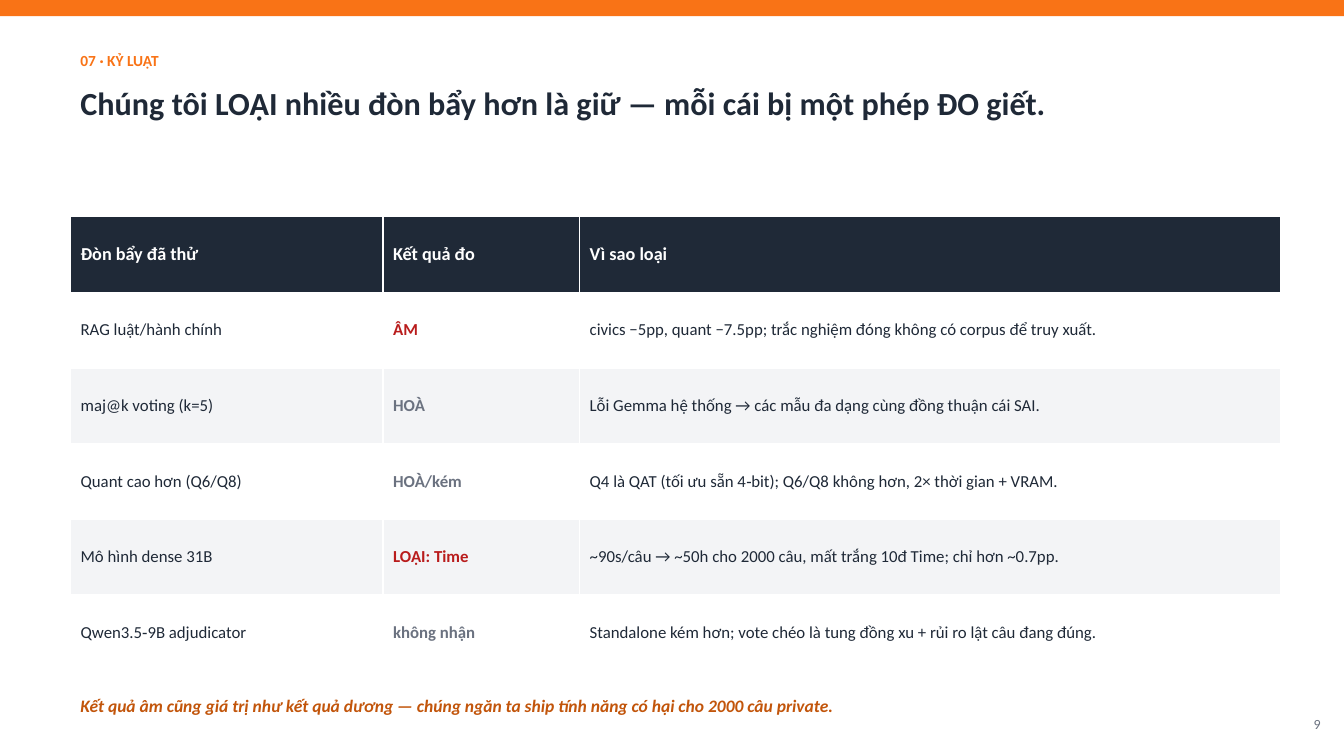
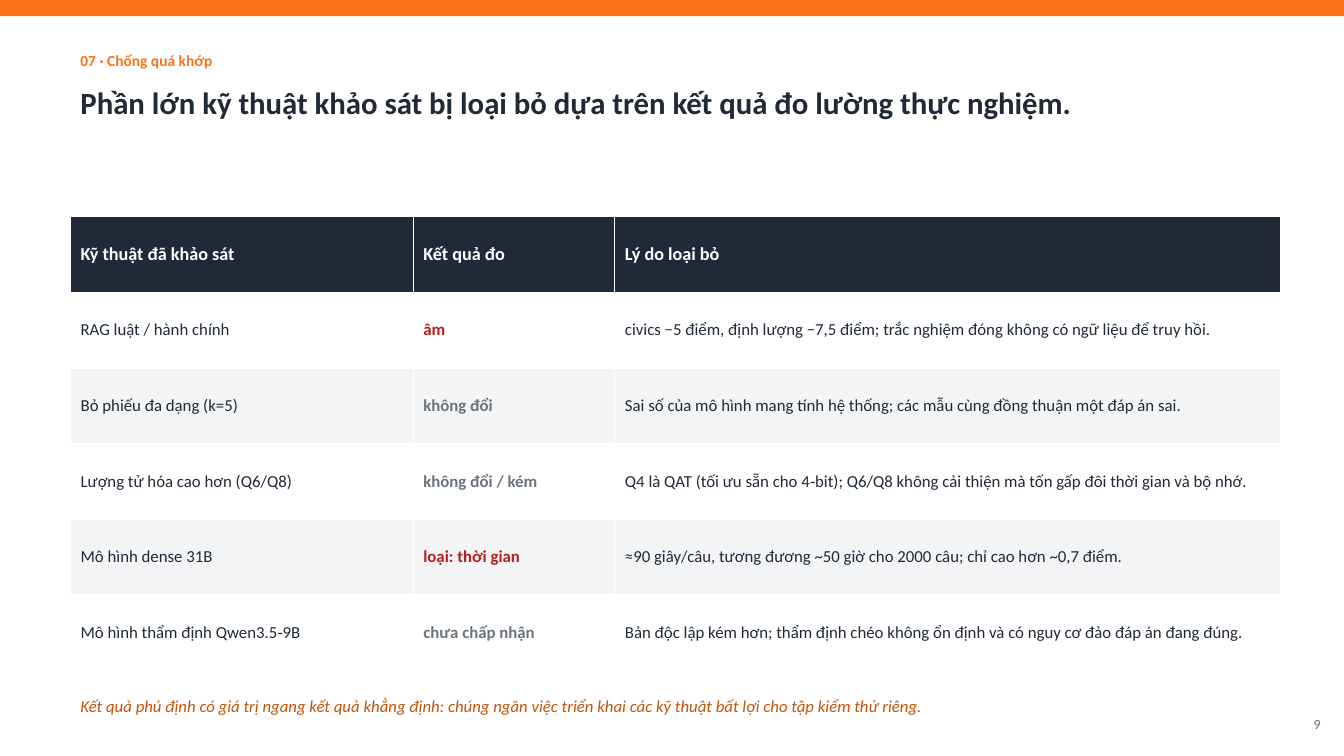
Before and after one commit to meiiie/bang_c, a slide deck: slide 9 of docs/Neko-Core-Thuyet-minh-phuong-phap.pptx. Drawn at 1344x756 pixels with LibreOffice and Linux fonts; fonts in the diff are those of the drawing. Boxes give left, top, right and bottom in pixels: in the first picture for what was removed or moved away, otherwise in the second. Text is boxed around its words. In the diff, an @@ line names an element or a change of style, - is before the commit and + after.

```diff
--- a/docs/Neko-Core-Thuyet-minh-phuong-phap.pptx
+++ b/docs/Neko-Core-Thuyet-minh-phuong-phap.pptx
@@ text at <box>80,54,213,69</box>: text changed @@
-07 · KỶ LUẬT
+07 · Chống quá khớp
@@ text at <box>80,90,1071,120</box>: text changed; size 23 to 22 pt @@
-Chúng tôi LOẠI nhiều đòn bẩy hơn là giữ — mỗi cái bị một phép ĐO giết.
+Phần lớn kỹ thuật khảo sát bị loại bỏ dựa trên kết quả đo lường thực nghiệm.
@@ table at <box>71,217,1280,670</box> @@
-row 1, column 1: Đòn bẩy đã thử
+row 1, column 1: Kỹ thuật đã khảo sát
-row 1, column 3: Vì sao loại
+row 1, column 3: Lý do loại bỏ
-row 2: RAG luật/hành chính | ÂM | civics −5pp, quant −7.5pp; trắc nghiệm đóng không có corpus để truy xuất.
+row 2: RAG luật / hành chính | âm | civics −5 điểm, định lượng −7,5 điểm; trắc nghiệm đóng không có ngữ liệu để truy hồi.
-row 3: maj@k voting (k=5) | HOÀ | Lỗi Gemma hệ thống → các mẫu đa dạng cùng đồng thuận cái SAI.
+row 3: Bỏ phiếu đa dạng (k=5) | không đổi | Sai số của mô hình mang tính hệ thống; các mẫu cùng đồng thuận một đáp án sai.
-row 4: Quant cao hơn (Q6/Q8) | HOÀ/kém | Q4 là QAT (tối ưu sẵn 4‑bit); Q6/Q8 không hơn, 2× thời gian + VRAM.
+row 4: Lượng tử hóa cao hơn (Q6/Q8) | không đổi / kém | Q4 là QAT (tối ưu sẵn cho 4‑bit); Q6/Q8 không cải thiện mà tốn gấp đôi thời gian và bộ nhớ.
-row 5, column 2: LOẠI: Time
+row 5, column 2: loại: thời gian
-row 5, column 3: ~90s/câu → ~50h cho 2000 câu, mất trắng 10đ Time; chỉ hơn ~0.7pp.
+row 5, column 3: ≈90 giây/câu, tương đương ~50 giờ cho 2000 câu; chỉ cao hơn ~0,7 điểm.
-row 6: Qwen3.5‑9B adjudicator | không nhận | Standalone kém hơn; vote chéo là tung đồng xu + rủi ro lật câu đang đúng.
+row 6: Mô hình thẩm định Qwen3.5‑9B | chưa chấp nhận | Bản độc lập kém hơn; thẩm định chéo không ổn định và có nguy cơ đảo đáp án đang đúng.
@@ text at <box>80,698,921,715</box>: text changed; size 12.5 to 12 pt; bold off @@
-Kết quả âm cũng giá trị như kết quả dương — chúng ngăn ta ship tính năng có hại cho 2000 câu private.
+Kết quả phủ định có giá trị ngang kết quả khẳng định: chúng ngăn việc triển khai các kỹ thuật bất lợi cho tập kiểm thử riêng.
```
Also in this commit, not shown: 12 other slides changed, 1 other file.
